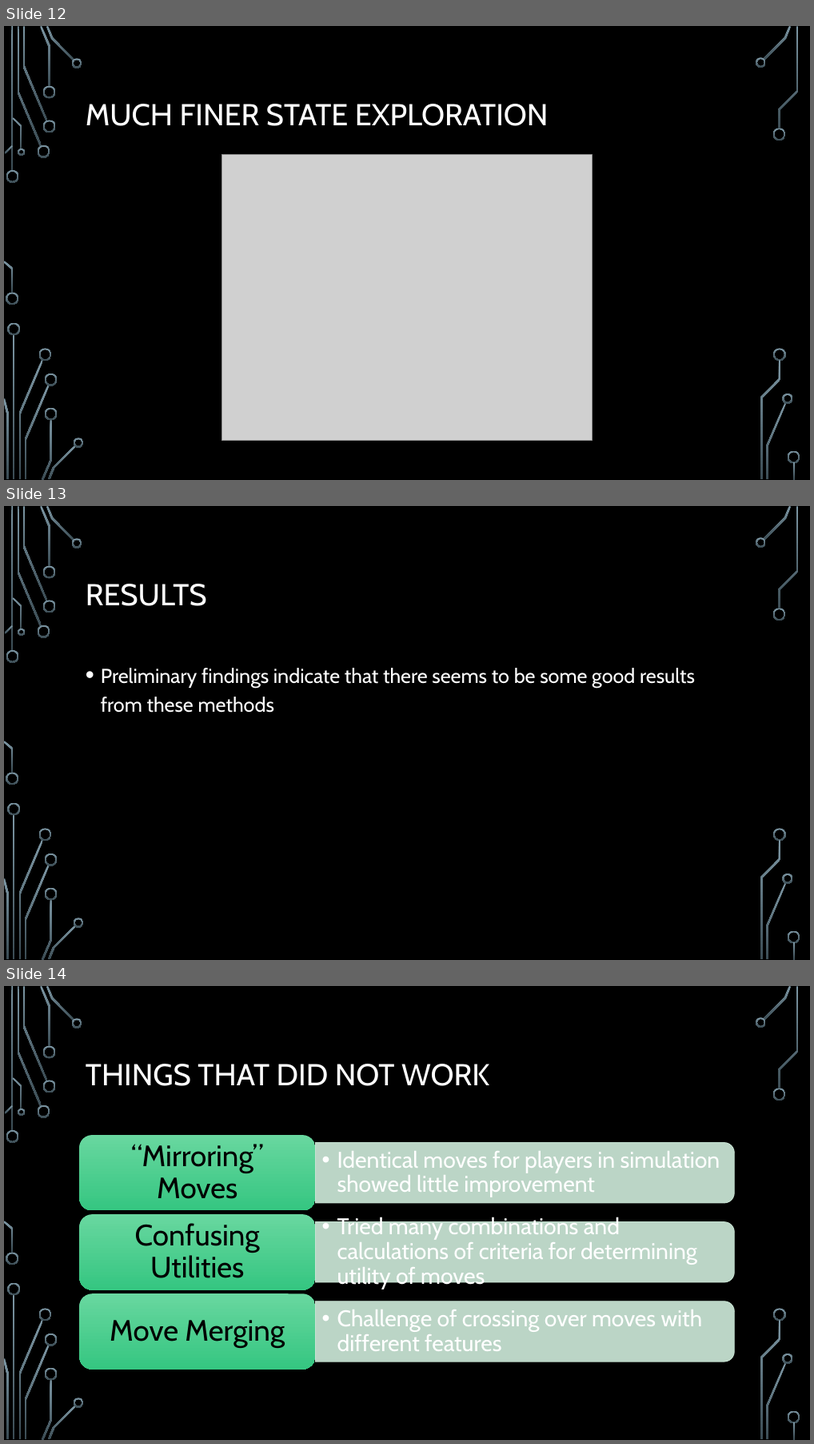
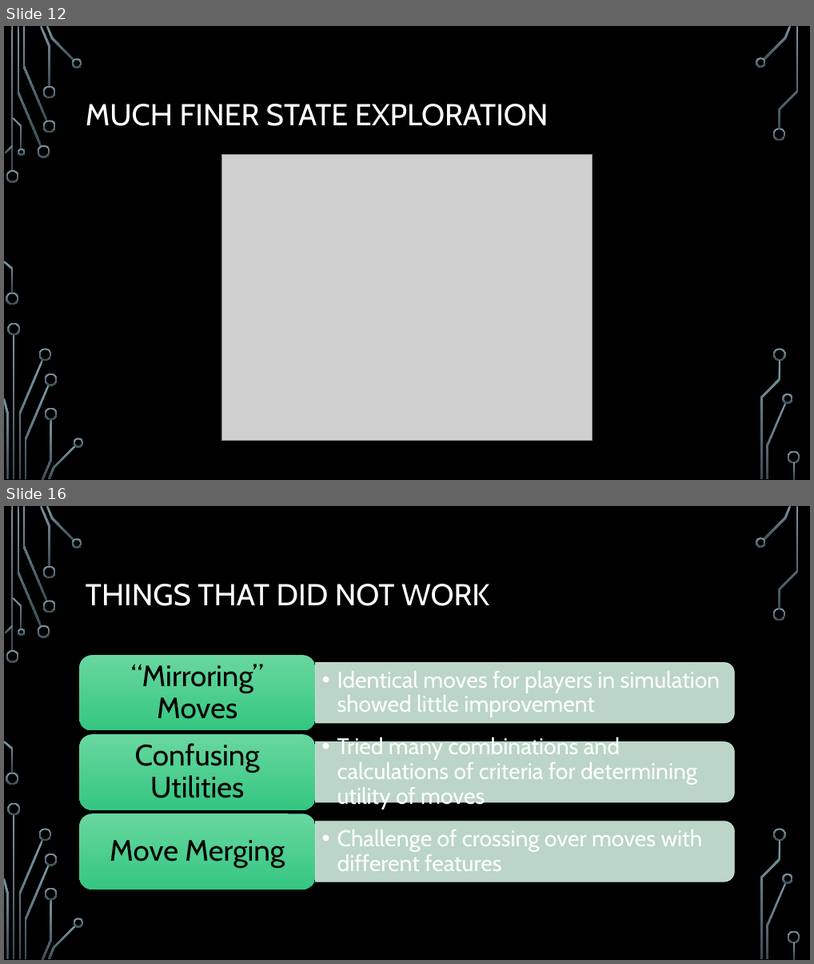
Before and after one commit to acbart/attribute-learning-system, a slide deck: presentation/Attribute Learning System Presentation.pptx. Shown one above the other, each under a label of ours: slides 12, 13 and 14 before the commit, slides 12 and 16 after it; the slides between them are not shown. The pictures are 814x1444 and 814x964 pixels, drawn with LibreOffice and Linux fonts; fonts in the diff are those of the drawing; grey boxes stand for pictures; background and template pictures are left out. Boxes give left, top, right and bottom in pixels: in the first picture for what was removed or moved away, otherwise in the second. Text is boxed around its words. In the diff, an @@ line names an element or a change of style, - is before the commit and + after.

```diff
--- a/presentation/Attribute Learning System Presentation.pptx
+++ b/presentation/Attribute Learning System Presentation.pptx
@@ slide 13 removed at [4, 506, 810, 960], background picture (left out); not listed: 36 template elements that a slide beside it also shows @@
@@ title removed at [86, 584, 207, 606] @@
-RESULTS
@@ text removed at [101, 668, 695, 712] @@
-• Preliminary findings indicate that there seems to be some good results from these methods
@@ what was slide 14 is now slide 16 @@
```
Also in this commit, not shown: 3 slides added.
